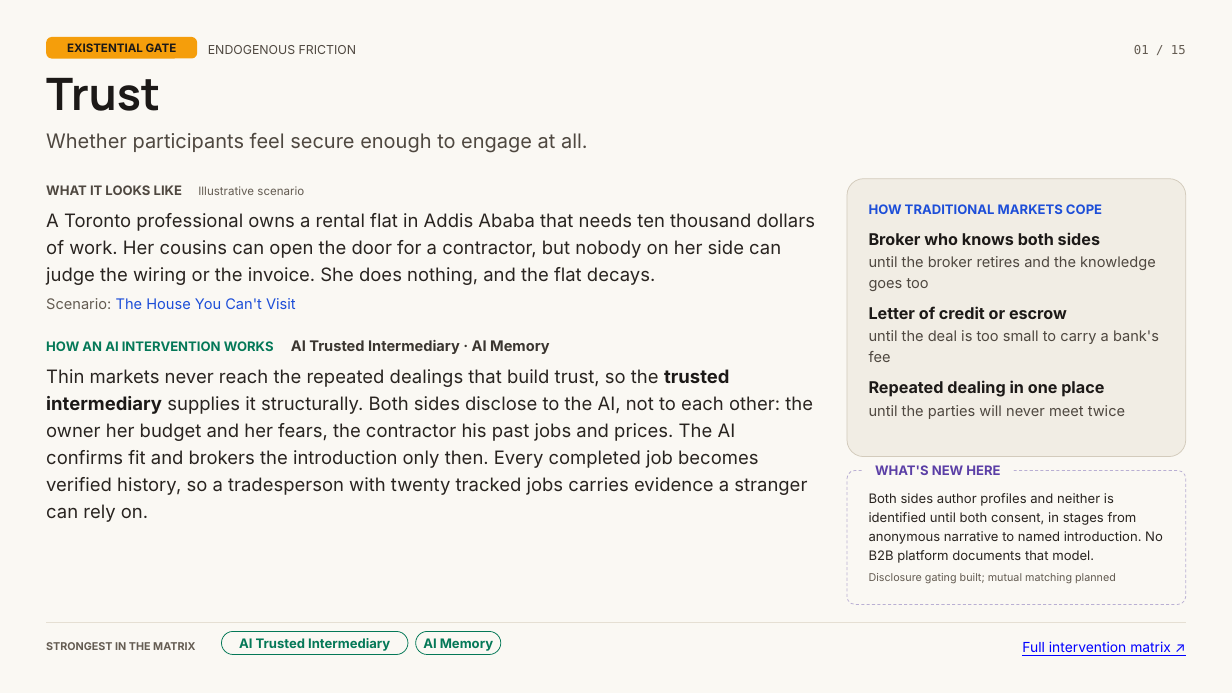
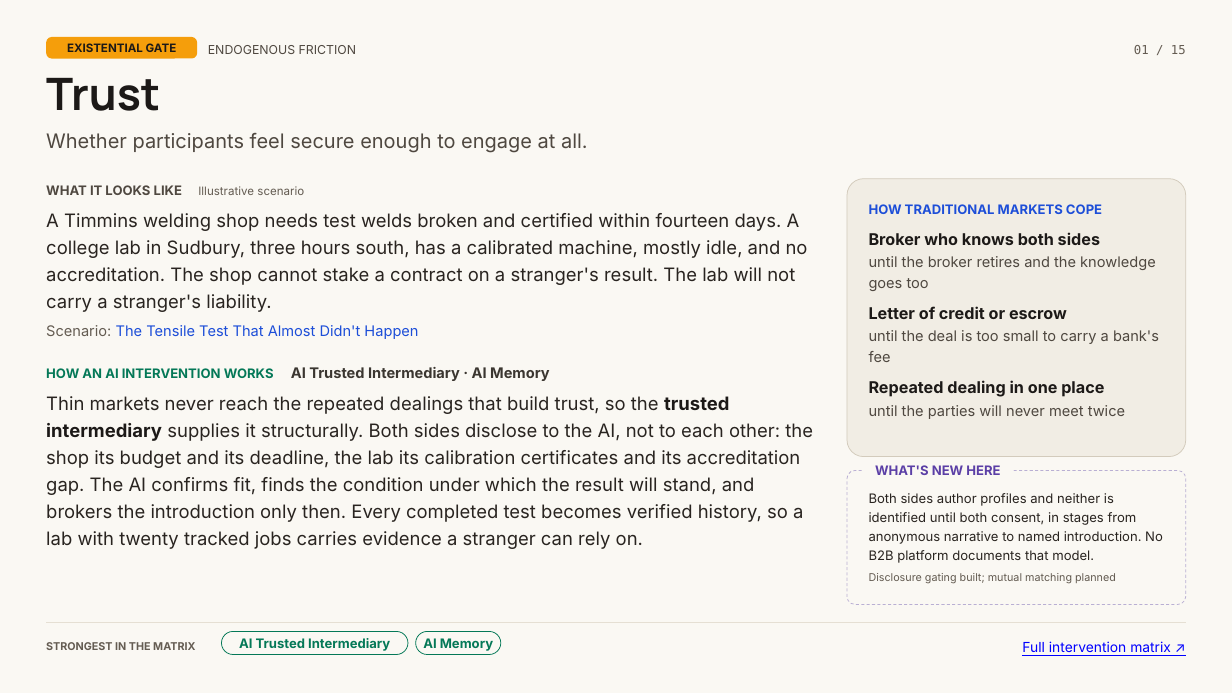
Before and after one commit to DeeperPoint/deeperpoint.github.io, a slide deck: slide 1 of cards/resistance-cards.pptx. Drawn at 1232x693 pixels with LibreOffice and Linux fonts; fonts in the diff are those of the drawing. Boxes give left, top, right and bottom in pixels: in the first picture for what was removed or moved away, otherwise in the second. Text is boxed around its words. In the diff, an @@ line names an element or a change of style, - is before the commit and + after.

```diff
--- a/cards/resistance-cards.pptx
+++ b/cards/resistance-cards.pptx
@@ text at bbox=[46, 213, 808, 339]: text changed @@
-A Toronto professional owns a rental flat in Addis Ababa that needs ten thousand dollars of work. Her cousins can open the door for a contractor, but nobody on her side can judge the wiring or the invoice. She does nothing, and the flat decays.
-Scenario: The House You Can't Visit
+A Timmins welding shop needs test welds broken and certified within fourteen days. A college lab in Sudbury, three hours south, has a calibrated machine, mostly idle, and no accreditation. The shop cannot stake a contract on a stranger's result. The lab will not carry a stranger's liability.
+Scenario: The Tensile Test That Almost Didn't Happen
@@ text at bbox=[46, 396, 813, 549]: text changed @@
-Thin markets never reach the repeated dealings that build trust, so the trusted intermediary supplies it structurally. Both sides disclose to the AI, not to each other: the owner her budget and her fears, the contractor his past jobs and prices. The AI confirms fit and brokers the introduction only then. Every completed job becomes verified history, so a tradesperson with twenty tracked jobs carries evidence a stranger can rely on.
+Thin markets never reach the repeated dealings that build trust, so the trusted intermediary supplies it structurally. Both sides disclose to the AI, not to each other: the shop its budget and its deadline, the lab its calibration certificates and its accreditation gap. The AI confirms fit, finds the condition under which the result will stand, and brokers the introduction only then. Every completed test becomes verified history, so a lab with twenty tracked jobs carries evidence a stranger can rely on.
```
Also in this commit, not shown: 3 other slides changed, 14 other files.
